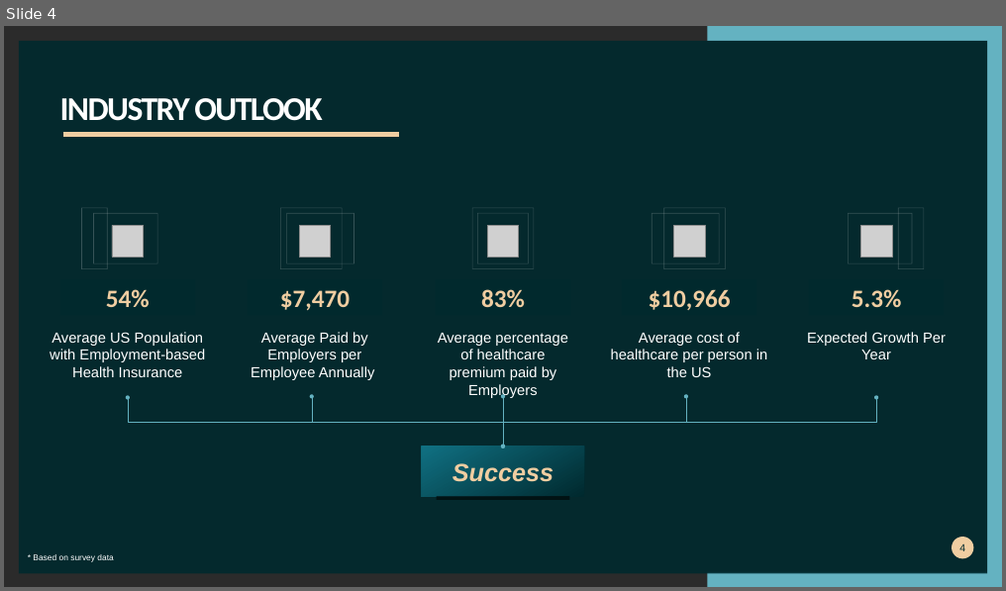
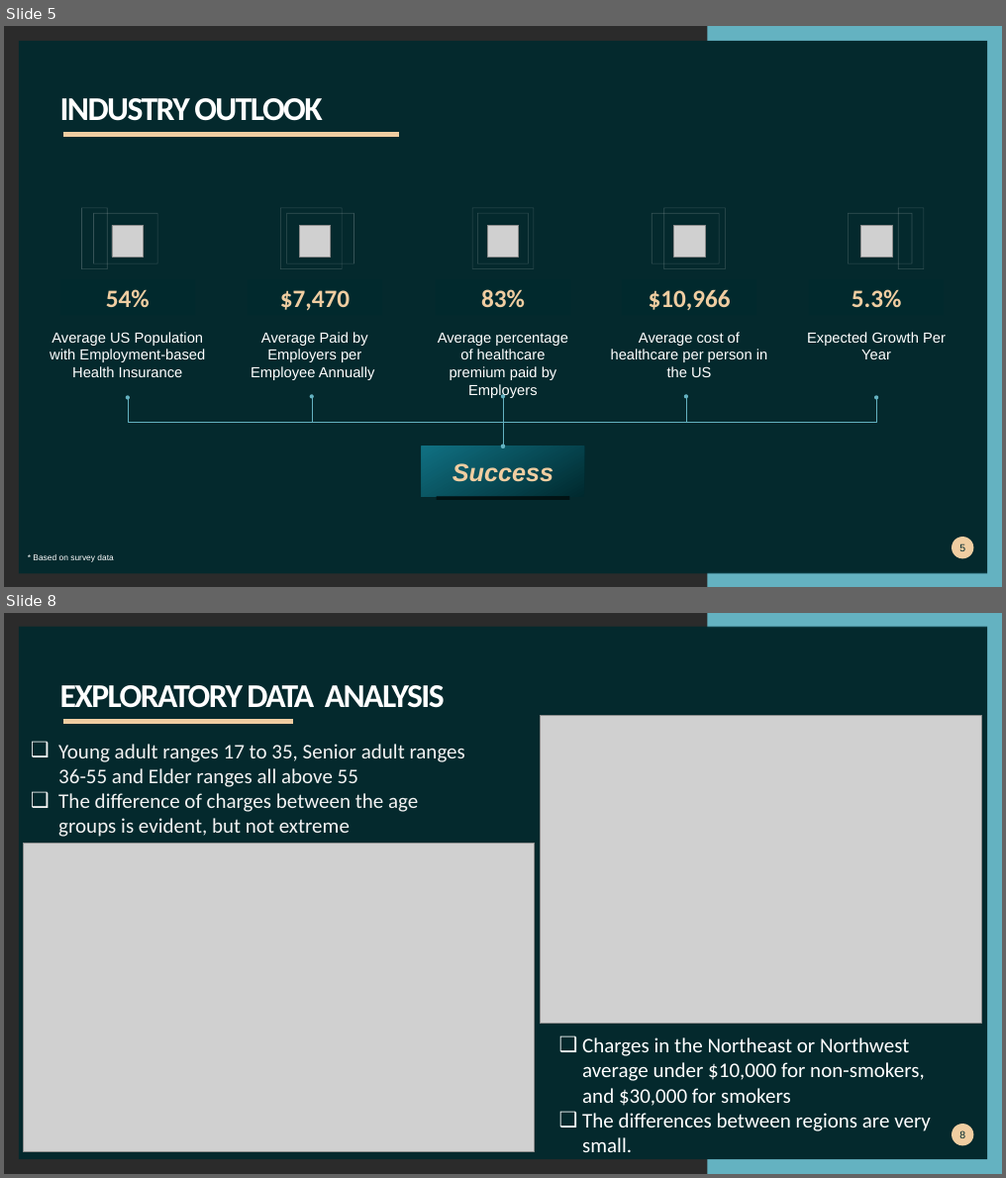
Before and after one commit to khutula/Medical-Insurance-Costs, a slide deck: documents/Medical Insurance Cost.pptx. Shown one above the other, each under a label of ours: slide 4 before the commit, slides 5 and 8 after it; the slides between them are not shown. The pictures are 1006x591 and 1006x1178 pixels, drawn with LibreOffice and Linux fonts; fonts in the diff are those of the drawing; grey boxes stand for pictures; background and template pictures are left out; a plain dark background stands for a picture behind light text. Boxes give left, top, right and bottom in pixels: in the first picture for what was removed or moved away, otherwise in the second. Text is boxed around its words. In the diff, an @@ line names an element or a change of style, - is before the commit and + after.

```diff
--- a/documents/Medical Insurance Cost.pptx
+++ b/documents/Medical Insurance Cost.pptx
@@ slide 8 added at <box>4,613,1002,1174</box>, background picture (left out); not listed: 1 template element that a slide beside it also shows @@
@@ rectangle added at <box>19,627,988,1159</box>, fill #00292E at 90% opacity @@
@@ title added at <box>60,685,445,708</box>, 32 pt, text #FFFFFF, bold @@
+EXPLORATORY DATA ANALYSIS
@@ freeform shape added at <box>63,718,294,722</box>, outline #F0CDA1 4.32 pt @@
@@ picture added at <box>540,716,982,1023</box> @@
@@ text added at <box>58,744,465,837</box>, 20 pt, text #F2F2F2 @@
+❑ Young adult ranges 17 to 35, Senior adult ranges 36-55 and Elder ranges all above 55
+❑ The difference of charges between the age groups is evident, but not extreme
@@ picture added at <box>24,843,535,1152</box> @@
@@ text added at <box>582,1038,931,1153</box>, 20 pt, text #FFFFFF @@
+❑ Charges in the Northeast or Northwest average under $10,000 for non-smokers, and $30,000 for smokers
+❑ The differences between regions are very small.
@@ page number added at <box>951,1124,974,1147</box>, fill #F0CDA1, 10 pt, text #00292E @@
+8
@@ what was slide 4 is now slide 5 @@
@@ page number at <box>959,544,965,552</box>: text changed @@
-4
+5
```
Also in this commit, not shown: 5 slides changed, 9 other slides added, 8 slides removed.
